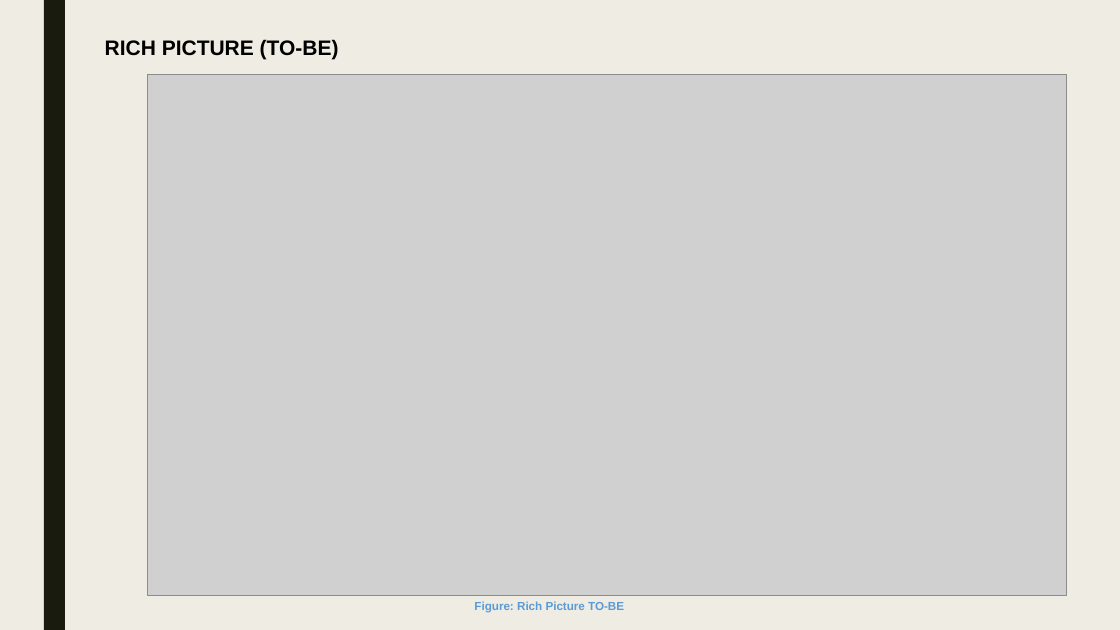
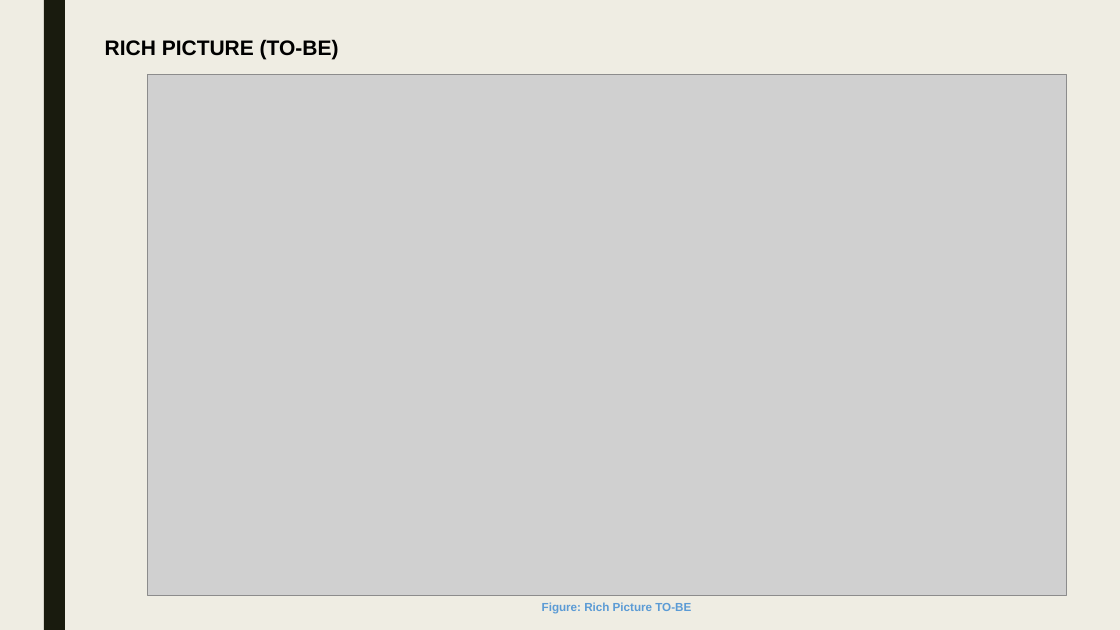
Before and after one commit to moon672/cse-303-1-spring-2021-group-3, a slide deck: slide 17 of Report/PRESENTATION/New Microsoft PowerPoint Presentation.pptx. Drawn at 1120x630 pixels with LibreOffice and Linux fonts; fonts in the diff are those of the drawing; grey boxes stand for pictures. Boxes give left, top, right and bottom in pixels: in the first picture for what was removed or moved away, otherwise in the second. Text is boxed around its words. In the diff, an @@ line names an element or a change of style, - is before the commit and + after.

```diff
--- a/Report/PRESENTATION/New Microsoft PowerPoint Presentation.pptx
+++ b/Report/PRESENTATION/New Microsoft PowerPoint Presentation.pptx
@@ text "Figure: Rich Picture TO-BE": place and size @@
-text "Figure: Rich Picture TO-BE" at <box>474,601,624,613</box>
+text "Figure: Rich Picture TO-BE" at <box>542,602,691,613</box>
```
Also in this commit, not shown: 17 other slides changed, 9 slides added, 5 slides removed, 3 other files.
